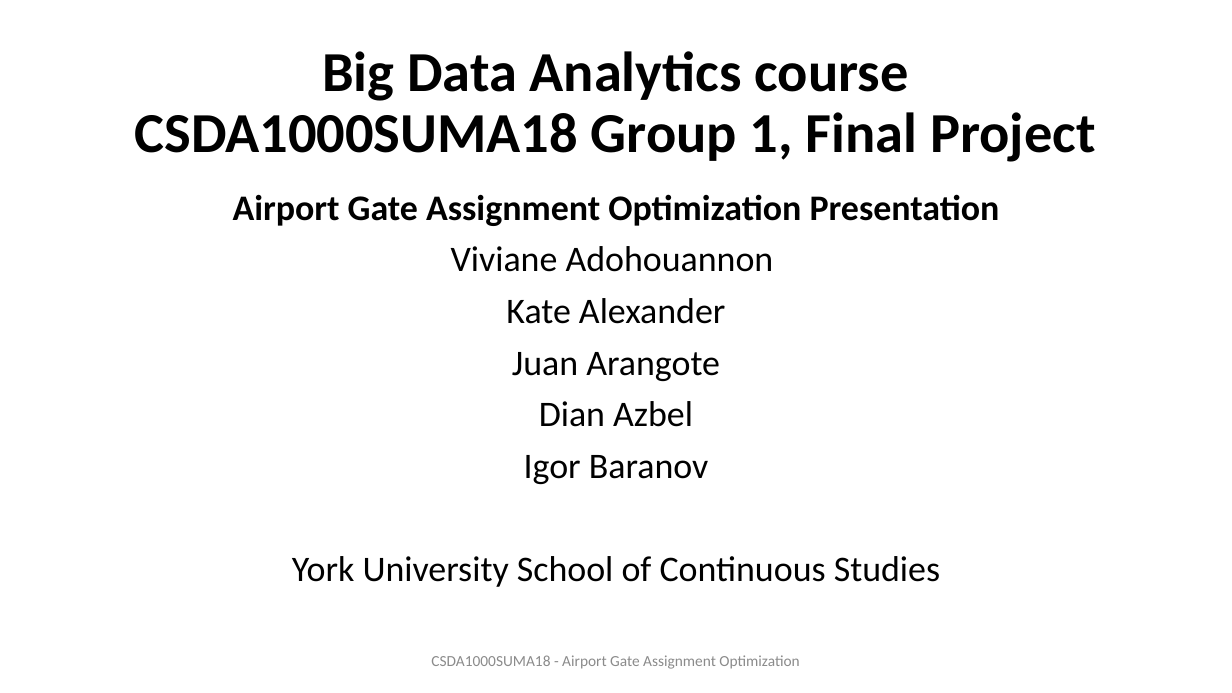
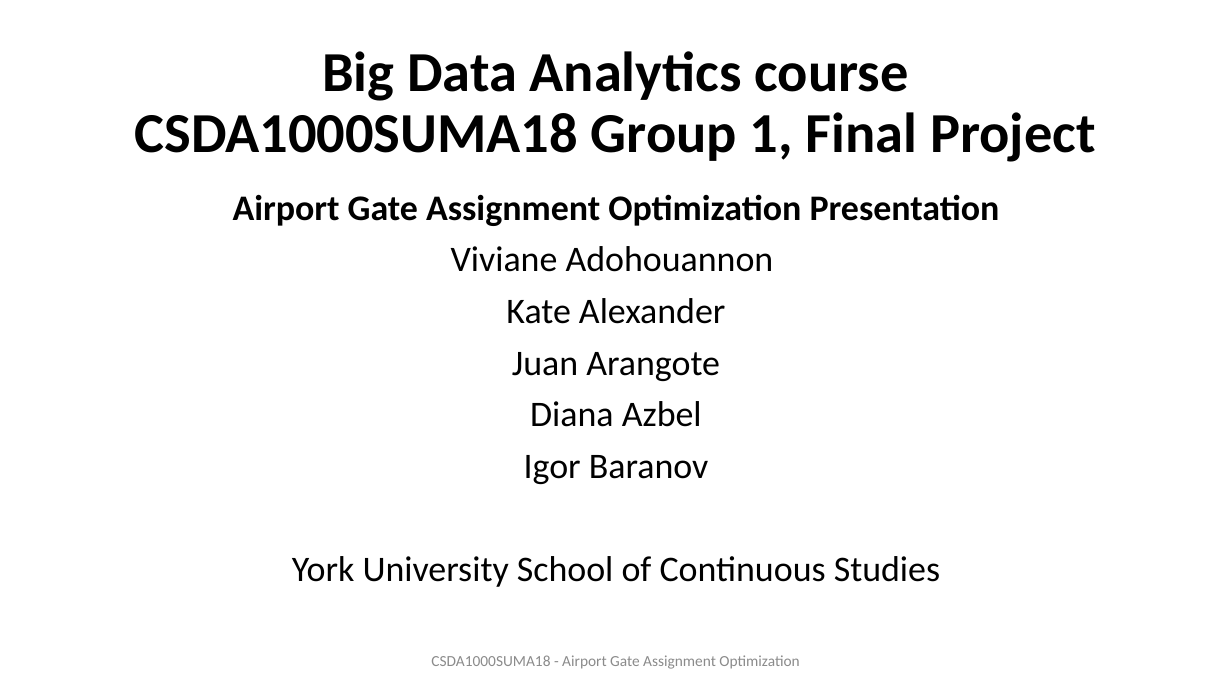
Before and after one commit to ivbsoftware/big-data-final, a slide deck: slide 1 of docs/slideshow/draft-Final Presentation.pptx. Drawn at 1232x693 pixels with LibreOffice and Linux fonts; fonts in the diff are those of the drawing. Boxes give left, top, right and bottom in pixels: in the first picture for what was removed or moved away, otherwise in the second. Text is boxed around its words. In the diff, an @@ line names an element or a change of style, - is before the commit and + after.

```diff
--- a/docs/slideshow/draft-Final Presentation.pptx
+++ b/docs/slideshow/draft-Final Presentation.pptx
@@ text at (530, 401, 702, 427): text changed @@
-Dian Azbel
+Diana Azbel
```
Also in this commit, not shown: 10 other slides changed, 1 slide added, 1 slide removed, 1 other file.
